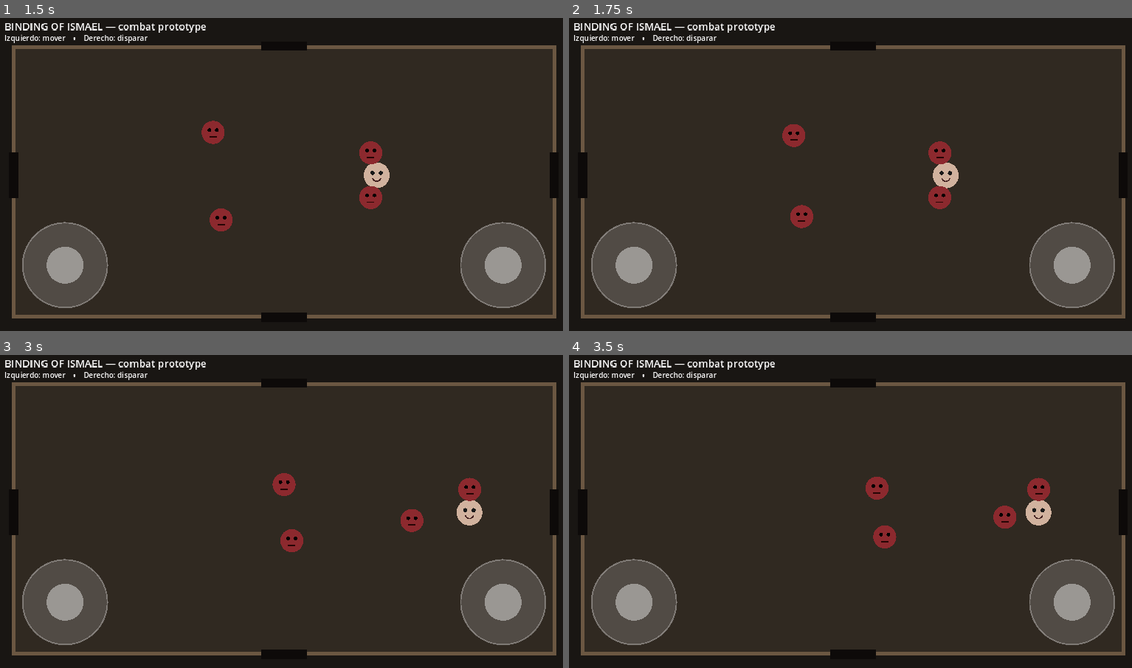
Above: before the commit, frames 1-4 (two rows, left to right).
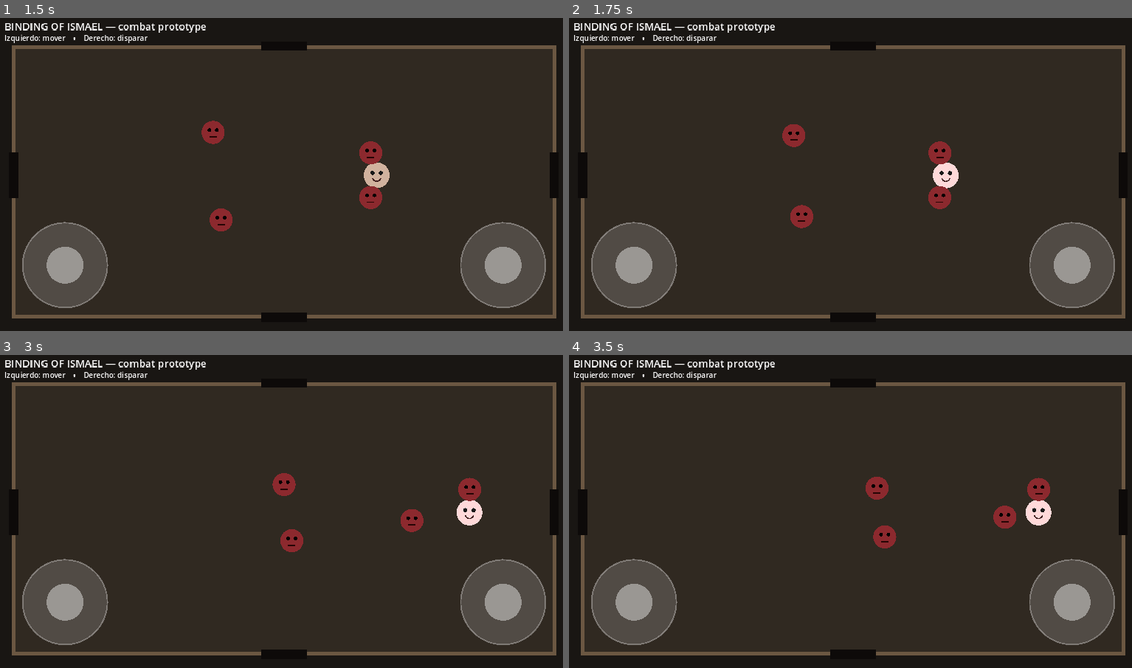
Above: after the commit, the same moments.

Repository: LoloscarPrr/Binding-of-Ismael
Game: Godot game, scene res://scenes/main.tscn
The game is run twice, just before and just after one commit, with the same random seed, the same clock (stepped at 60 frames per second) and the same inputs.
Inputs (mouse positions are in pixels of both pictures, inside the frame that each line leads up to):
- Up to frame 1 (1.5 s): move the mouse to (416, 158) at 0.52 s; hold D (move_right) 0.53-1.25 s; click (416, 158) at 0.67 s; drag from (163, 193) to (253, 240) at 1.27 s
- Up to frame 2 (1.75 s): no input
- Up to frame 3 (3 s): move the mouse to (343, 439) at 2.02 s; hold D (move_right) 2.03-2.75 s; drag from (253, 577) to (106, 461) at 2.77 s
- Up to frame 4 (3.5 s): no input

Frame 1 is identical in both runs. In frame 2, 0.3% of the frame differs, in the area x 64-70%, y 46-55%; in frame 3, 0.3%, in the area x 81-86%, y 46-55%; in frame 4, 0.3%.

Commit message:
feat: add player health and contact damage

Diff:
--- a/scripts/player.gd
+++ b/scripts/player.gd
@@ -1,34 +1,52 @@
 extends CharacterBody2D
 class_name IsmaelPlayer
 
+signal health_changed(current: int, maximum: int)
+signal died
+
 @export var move_speed := 280.0
 @export var fire_rate := 0.18
+@export var max_health := 6
+@export var invulnerability_time := 0.75
 
 var move_input := Vector2.ZERO
 var aim_input := Vector2.ZERO
+var health := 6
 var _shoot_cooldown := 0.0
+var _invulnerability := 0.0
 
 func _ready() -> void:
 	collision_layer = 1
 	collision_mask = 2
+	health = max_health
 	var shape := CollisionShape2D.new()
 	var circle := CircleShape2D.new()
 	circle.radius = 26.0
 	shape.shape = circle
 	add_child(shape)
+	health_changed.emit(health, max_health)
 	queue_redraw()
 
 func _physics_process(delta: float) -> void:
 	_shoot_cooldown = maxf(0.0, _shoot_cooldown - delta)
+	_invulnerability = maxf(0.0, _invulnerability - delta)
+
 	velocity = move_input.limit_length(1.0) * move_speed
 	move_and_slide()
 
-	position.x = clampf(position.x, 76.0, 1204.0)
-	position.y = clampf(position.y, 76.0, 644.0)
+	for i in get_slide_collision_count():
+		var collider := get_slide_collision(i).get_collider()
+		if collider is IsmaelEnemy:
+			take_damage(1)
+
+	position.x = clampf(position.x, 60.0, 1220.0)
+	position.y = clampf(position.y, 72.0, 660.0)
 
 	if aim_input.length() > 0.25 and _shoot_cooldown <= 0.0:
 		shoot(aim_input.normalized())
 		_shoot_cooldown = fire_rate
+
+	queue_redraw()
 
 func shoot(direction: Vector2) -> void:
 	var projectile := IsmaelProjectile.new()
@@ -36,8 +54,29 @@
 	projectile.direction = direction
 	get_tree().current_scene.add_child(projectile)
 
+func take_damage(amount: int) -> void:
+	if _invulnerability > 0.0:
+		return
+	health = maxi(0, health - amount)
+	_invulnerability = invulnerability_time
+	health_changed.emit(health, max_health)
+	if health <= 0:
+		died.emit()
+
+func heal(amount: int) -> void:
+	health = mini(max_health, health + amount)
+	health_changed.emit(health, max_health)
+
+func reset_health() -> void:
+	health = max_health
+	_invulnerability = 0.0
+	health_changed.emit(health, max_health)
+
 func _draw() -> void:
-	draw_circle(Vector2.ZERO, 28.0, Color(0.82, 0.70, 0.62))
+	var body_color := Color(0.82, 0.70, 0.62)
+	if _invulnerability > 0.0 and int(_invulnerability * 12.0) % 2 == 0:
+		body_color = Color(1.0, 0.85, 0.85)
+	draw_circle(Vector2.ZERO, 28.0, body_color)
 	draw_circle(Vector2(-9, -5), 4.5, Color(0.1, 0.1, 0.1))
 	draw_circle(Vector2(9, -5), 4.5, Color(0.1, 0.1, 0.1))
 	draw_arc(Vector2(0, 4), 9.0, 0.2, PI - 0.2, 20, Color(0.25, 0.12, 0.12), 2.5)
